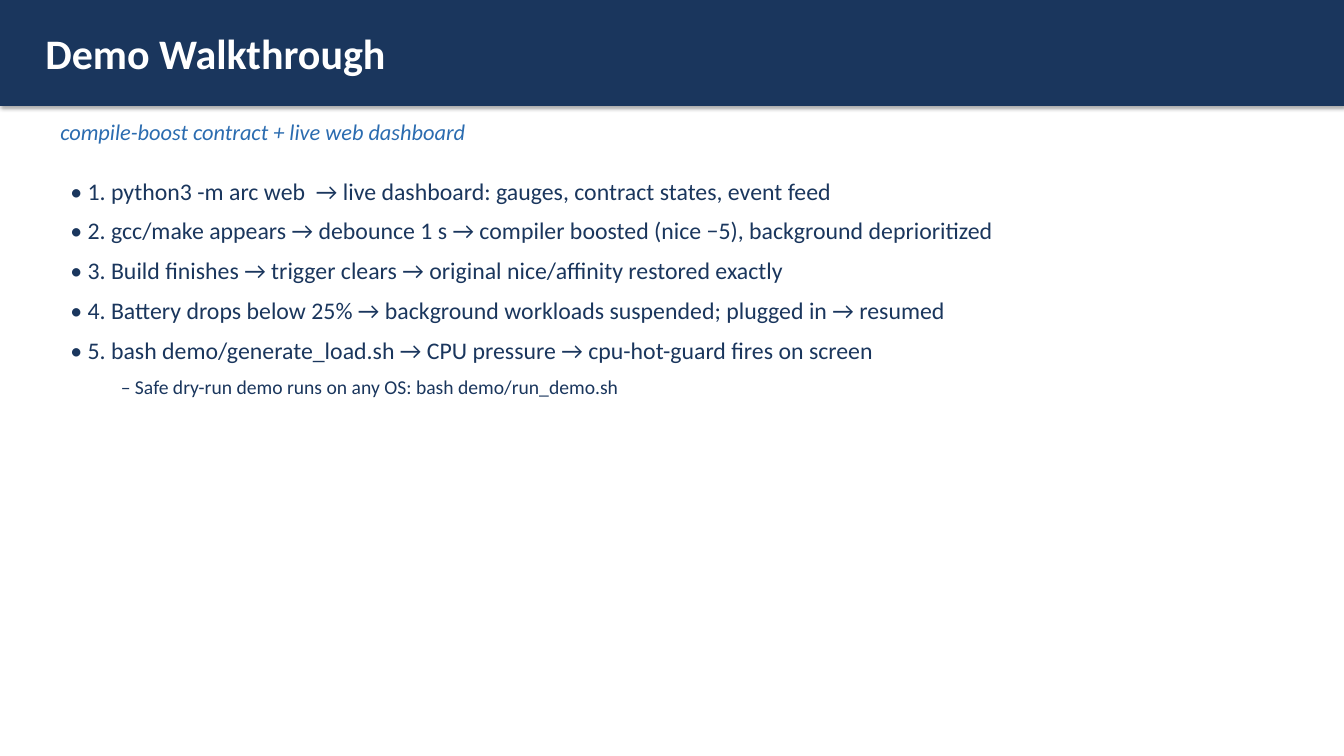
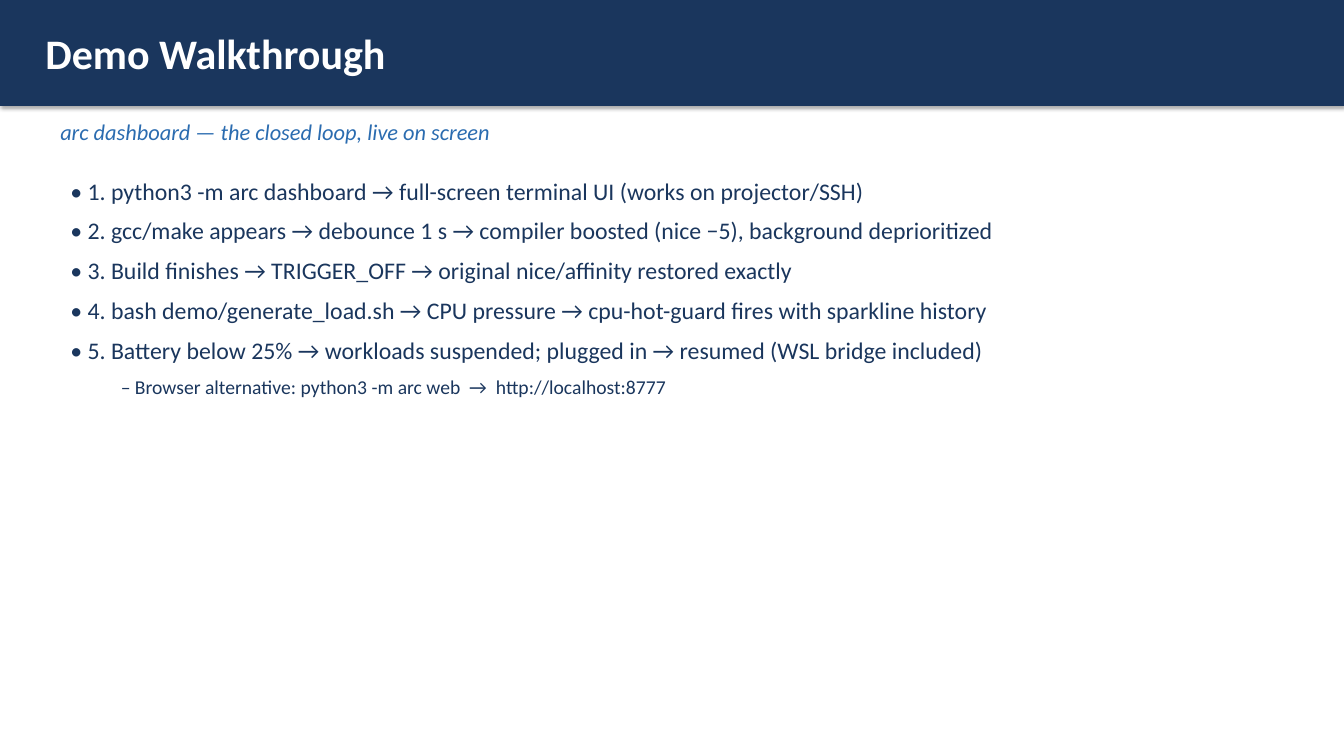
Before and after one commit to gagankishoreint-glitch/Arc2.0, a slide deck: slide 11 of docs/ARC_Final_Presentation.pptx (slide 10 before the commit). Drawn at 1344x756 pixels with LibreOffice and Linux fonts; fonts in the diff are those of the drawing. Boxes give left, top, right and bottom in pixels: in the first picture for what was removed or moved away, otherwise in the second. Text is boxed around its words. In the diff, an @@ line names an element or a change of style, - is before the commit and + after.

Commit message:
Terminal dashboard + closed-loop gap figure
- arc dashboard (rich): full-screen terminal UI - system gauges, contract
  lifecycle badges (IDLE/PENDING/ACTIVE/RESTORING), live event feed,
  CPU sparkline + event-marker history; plain-text fallback without rich
- TRIGGER_OFF now logged when a trigger clears (full lifecycle visibility)
- fig_gap.png: comparison table + closed policy loop (monitor->detect->
  decide->enforce->restore) with existing tools on individual arcs
- PPT: new 'The Gap: Nobody Closes the Loop' slide (19 slides total)
- Report: gap figure as Figure 1 in Literature Survey (figures renumbered)
- DEMO_GUIDE/README updated: dashboard is the demo centerpiece
- 40 tests passing (4 new dashboard/lifecycle tests)

```diff
--- a/docs/ARC_Final_Presentation.pptx
+++ b/docs/ARC_Final_Presentation.pptx
@@ text at <box>60,124,489,144</box>: text changed @@
-compile-boost contract + live web dashboard
+arc dashboard — the closed loop, live on screen
@@ text at <box>88,183,863,204</box>: text changed @@
-• 1. python3 -m arc web → live dashboard: gauges, contract states, event feed
+• 1. python3 -m arc dashboard → full-screen terminal UI (works on projector/SSH)
@@ text at <box>88,262,987,397</box>: text changed @@
-• 3. Build finishes → trigger clears → original nice/affinity restored exactly
-• 4. Battery drops below 25% → background workloads suspended; plugged in → resumed
-• 5. bash demo/generate_load.sh → CPU pressure → cpu-hot-guard fires on screen
-  – Safe dry-run demo runs on any OS: bash demo/run_demo.sh
+• 3. Build finishes → TRIGGER_OFF → original nice/affinity restored exactly
+• 4. bash demo/generate_load.sh → CPU pressure → cpu-hot-guard fires with sparkline history
+• 5. Battery below 25% → workloads suspended; plugged in → resumed (WSL bridge included)
+  – Browser alternative: python3 -m arc web → http://localhost:8777
```
Also in this commit, not shown: 1 slide added, 10 other files.
